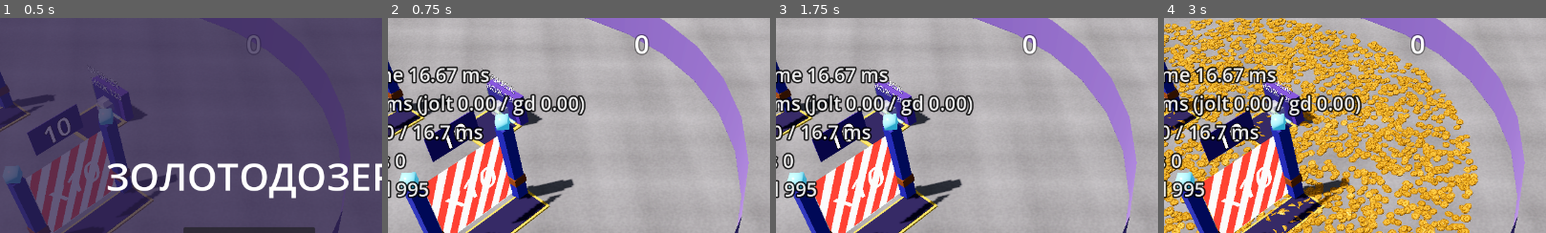
Above: before the commit, frames 1-4 (left to right).
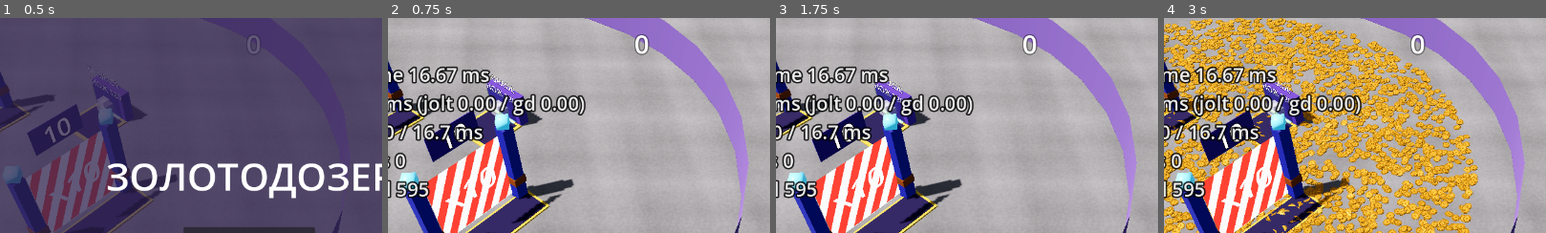
Above: after the commit, the same moments.

Repository: ui99ru/gold-harvester
Game: Godot game, scene res://scenes/game.tscn
The game is run twice, just before and just after one commit, with the same random seed, the same clock (stepped at 60 frames per second) and the same inputs.
Inputs:
- Up to frame 1 (0.5 s): no input
- Up to frame 2 (0.75 s): click "СТАРТ" at 0.5 s
- Up to frame 3 (1.75 s): click "🔊" at 1.25 s
- Up to frame 4 (3 s): click "🔇" at 2 s; click "+5000 золота" at 2.75 s
The pictures show only the part of the screen within x 17-67%, y 0-50%; the shares and areas given below are measured in that part.

Frame 1 is identical in both runs. In frame 2, 0.2% of the frame differs, in the area x 2-6%, y 75-84%; in frame 3, 0.2%; in frame 4, 0.2%.

Commit message:
fix(godot): B0 изобилия — анти-фантом side[] + размер по факту пула + пул 1000→600
Подготовка к фиче «изобилие» (валидируется tools/probe.ps1). Два латентных бага +
ужатие рабочего набора активных тел. Видимое изобилие даст dormant-слой (B1), НЕ пул.

- coin_pool.gd: spawn_resetters — spawn() чистит эдж-триггер ворот side[idx] для
  слота. Спавн в произвольной точке (гидрация B1, докидка) больше не тащит stale
  side от прошлой жизни → нет фантомного умножения ворот. game прокидывает ту же
  ссылку-массив (pool.spawn_resetters = side_resetters); ручной сброс копий в
  gates._step_active убран как избыточный (spawn() покрывает).
- gates.gd: side.resize(game.pool.size) вместо CFG.COIN_N — не падает под --coins=N
  (idx за пределами константы) и работает при ужатом пуле.
- game.gd: 4 books-ассерта смоуков == pool.size вместо == CFG.COIN_N (ломались под
  --coins=N).
- game_config.gd: COIN_N 1000→600. Замер на телефоне: пул 1000→300 дал gd −64%,
  phys −44% при тех же 5 активных — каждое тело пула линейный налог на кадр.

Проверено: весь смоук-сьют зелёный (wave worth_sum=10/active=10 — анти-фантом;
gatefill/knife/trash books=true; stress N=600); --coins=600/500/2000 проходят
(2000 раньше падал бы на side[idx]). Адверсариал-ревью (4 линзы) — блокеров нет.

Co-Authored-By: Claude Opus 4.8 (1M context) <noreply@anthropic.com>

Diff:
--- a/godot/scripts/coin_pool.gd
+++ b/godot/scripts/coin_pool.gd
@@ -7,6 +7,12 @@
 const COIN_SCENE := preload("res://scenes/coin.tscn")
 
 var size := 0
+
+# Сброс эдж-триггеров сущностей (ворота side[]) для свежеспавненной монеты:
+# spawn в произвольной точке (гидрация B1, докидка) не должен тащить stale
+# side[idx] от прошлой жизни слота → фантомное умножение ворот. Прокидывает
+# game (= game.side_resetters, та же ссылка-массив). См. план B0.
+var spawn_resetters: Array[Callable] = []
 
 var _free: Array[RigidBody3D] = []
 
@@ -41,6 +47,8 @@
 	coin.angular_velocity = Vector3.ZERO
 	coin.dormant = false     # O3: свежая монета — активная (dynamic)
 	coin._refresh_monitor()  # O5: свежеспавненная монета активна → монитор контактов on
+	for cb in spawn_resetters:
+		cb.call(coin.idx)    # чистый эдж-триггер ворот для этого слота (анти-фантом)
 	return coin
 
 
--- a/godot/scripts/game.gd
+++ b/godot/scripts/game.gd
@@ -114,6 +114,7 @@
 	pool.name = "Coins"
 	add_child(pool)
 	pool.setup(_pool_size_override if _pool_size_override > 0 else CFG.COIN_N, _on_coin_clink)
+	pool.spawn_resetters = side_resetters  # spawn() чистит stale side[] (ворота добавят сброс ниже, та же ссылка)
 	_build_coin_multimesh()  # общий рендер всех монет одним MultiMesh
 	_build_gold_field()      # шаг 3: визуальное золото сверх физ-пула (кнопка «+5000»)
 	_build_entities()
@@ -1082,7 +1083,7 @@
 	elif _smoke_mode == "gatefill":
 		if _smoke_ticks >= 900:  # 15 c
 			var g := gates[0]
-			var books := pool.active_count() + pool.free_count() == CFG.COIN_N
+			var books := pool.active_count() + pool.free_count() == pool.size
 			var ok: bool = g.active and bank >= 10.0 and books
 			print("SMOKE %s: gate1_active=%s fill=%.0f bank=%.0f active=%d books=%s" %
 				["OK" if ok else "FAIL", g.active, g.fill, bank, pool.active_count(), books])
@@ -1141,14 +1142,14 @@
 			for o in obstacles:
 				if not o.post:
 					stand_gone = false
-			var books := pool.active_count() + pool.free_count() == CFG.COIN_N
+			var books := pool.active_count() + pool.free_count() == pool.size
 			var ok := bh_ok and pad_gone and stand_gone and books and bank >= 120.0
 			print("SMOKE %s: blade_half=%.1f pad_gone=%s stand_gone=%s bank=%.0f books=%s" %
 				["OK" if ok else "FAIL", up_blade_half, pad_gone, stand_gone, bank, books])
 			get_tree().quit(0 if ok else 1)
 	elif _smoke_mode == "trash":
 		if _smoke_ticks >= 240:  # 4 c
-			var books := pool.active_count() + pool.free_count() == CFG.COIN_N
+			var books := pool.active_count() + pool.free_count() == pool.size
 			# 8 сгорели без банка; активны только 5 стартовых у источника
 			var ok := bank == 0.0 and pool.active_count() == 5 and books
 			print("SMOKE %s: bank=%.0f active=%d books=%s" %
@@ -1163,7 +1164,7 @@
 					continue  # O3: dormant-монеты (статик, но в игре) считаем
 				total_worth += coin.worth
 				n_active += 1
-			var books := pool.active_count() + pool.free_count() == CFG.COIN_N
+			var books := pool.active_count() + pool.free_count() == pool.size
 			var ok := total_worth == 10 and n_active == 10 and books
 			print("SMOKE %s: worth_sum=%d active=%d books=%s" %
 				["OK" if ok else "FAIL", total_worth, n_active, books])
--- a/godot/scripts/game_config.gd
+++ b/godot/scripts/game_config.gd
@@ -77,7 +77,7 @@
 const MOVE := 10.0            # скорость дозера (цель апгрейда)
 const HEADING_LERP := 7.0
 const SPEED_LERP := 5.0
-const COIN_N := 1000          # пул тел (web-замер: 1000 ≈ потолок 60fps)
+const COIN_N := 600           # B0: рабочий набор активных тел (AIMD-кэп+всплеск волны); видимое изобилие даёт dormant-слой (B1), не пул. Каждое тело пула — линейный налог на кадр (замер: pool 1000→300 на телефоне gd −64%/phys −44% при тех же 5 активных)
 const LANE_HALF := 2.8
 const SRC_R := 0.8
 const SOURCE_SPREAD_V := 3.5  # радиальный разлёт монет при респауне («волна», против плотной башни)
--- a/godot/scripts/gates.gd
+++ b/godot/scripts/gates.gd
@@ -33,7 +33,7 @@
 	rotation.y = def.rotation_y
 	normal = Vector3(sin(def.rotation_y), 0, cos(def.rotation_y))
 	right = Vector3(cos(def.rotation_y), 0, -sin(def.rotation_y))
-	side.resize(CFG.COIN_N)
+	side.resize(game.pool.size)  # по факт. размеру пула (не константе) — работает под --coins=N
 	side.fill(0)
 	game.side_resetters.append(func(idx: int) -> void: side[idx] = 0)
 
@@ -198,8 +198,7 @@
 			if copy == null:
 				break
 			copy.worth = w
-			for cb in game.side_resetters:
-				cb.call(copy.idx)  # копия: чистая регистрация, без срабатывания
+			# side[copy.idx] уже обнулён в pool.spawn() (spawn_resetters) → копия не множится
 			copy.linear_velocity = Vector3(
 				normal.x * vf + right.x * vl,
 				0.4 + game.rnd() * 0.9,
